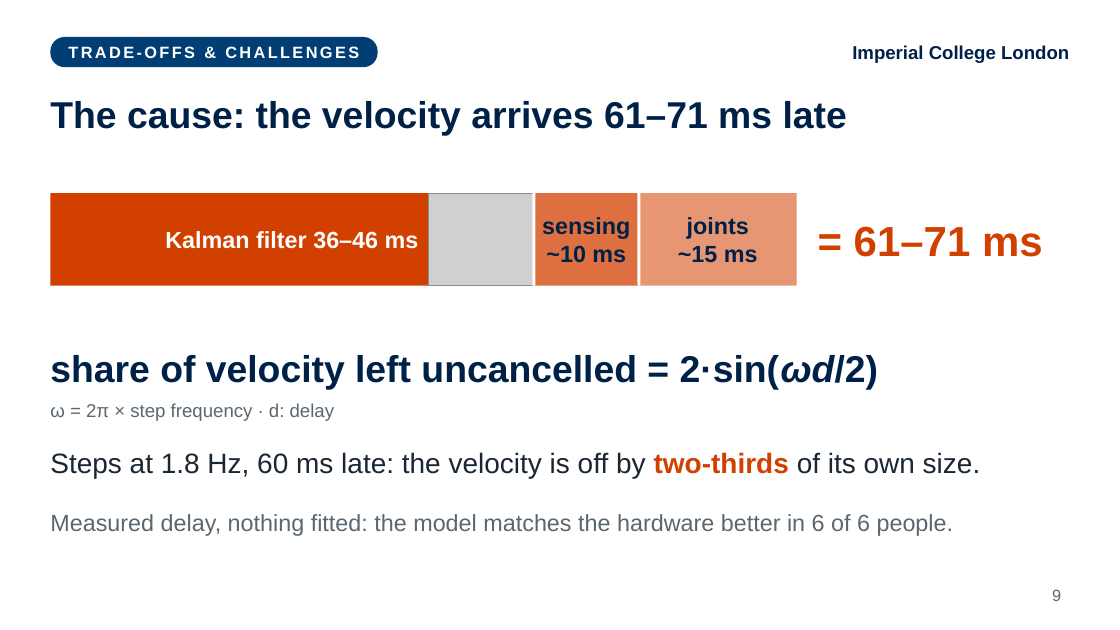
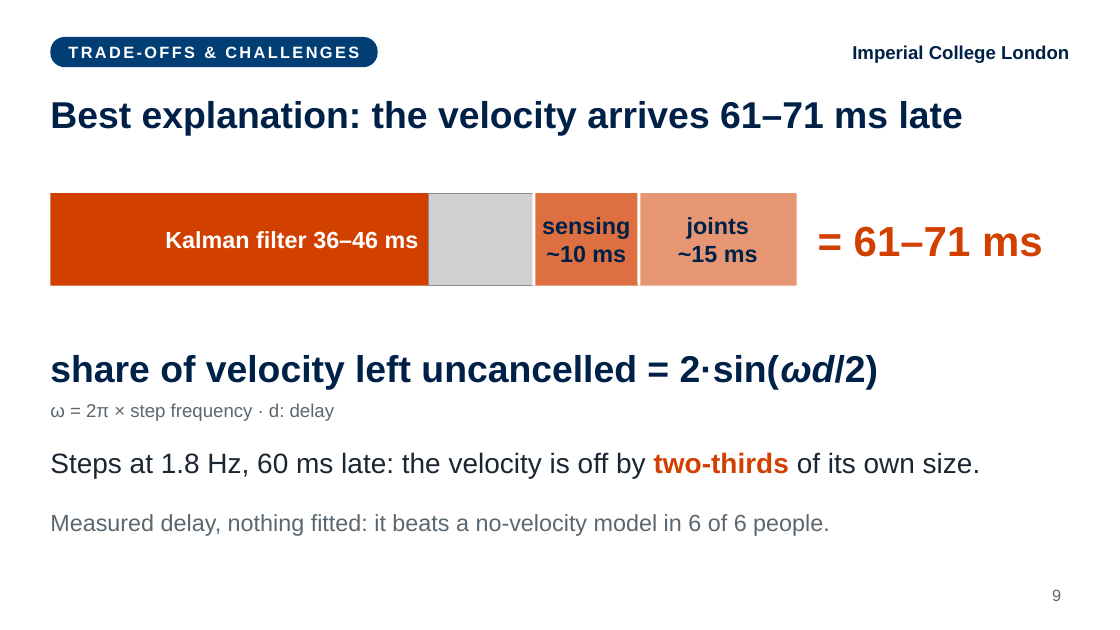
Before and after one commit to fechachris4/HumanSL_MAIN, a slide deck: slide 9 of presentation/World_Stable_Supernumerary_Effectors_Akabueze.pptx. Drawn at 1120x630 pixels with LibreOffice and Linux fonts; fonts in the diff are those of the drawing; grey boxes stand for pictures. Boxes give left, top, right and bottom in pixels: in the first picture for what was removed or moved away, otherwise in the second. Text is boxed around its words. In the diff, an @@ line names an element or a change of style, - is before the commit and + after.

```diff
--- a/presentation/World_Stable_Supernumerary_Effectors_Akabueze.pptx
+++ b/presentation/World_Stable_Supernumerary_Effectors_Akabueze.pptx
@@ title at (x1=50, y1=101, x2=963, y2=136): text changed @@
-The cause: the velocity arrives 61–71 ms late
+Best explanation: the velocity arrives 61–71 ms late
@@ text at (x1=50, y1=514, x2=830, y2=536): text changed @@
-Measured delay, nothing fitted: the model matches the hardware better in 6 of 6 people.
+Measured delay, nothing fitted: it beats a no-velocity model in 6 of 6 people.
```
Also in this commit, not shown: 3 other slides changed, 1 other file.
